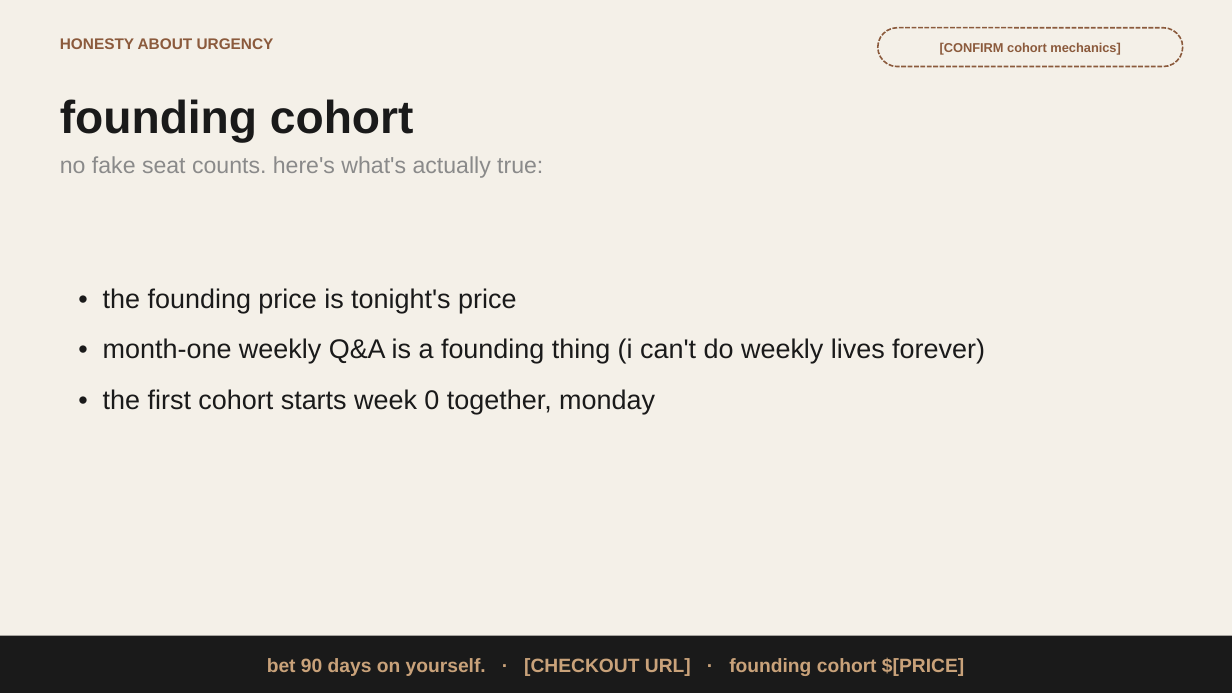
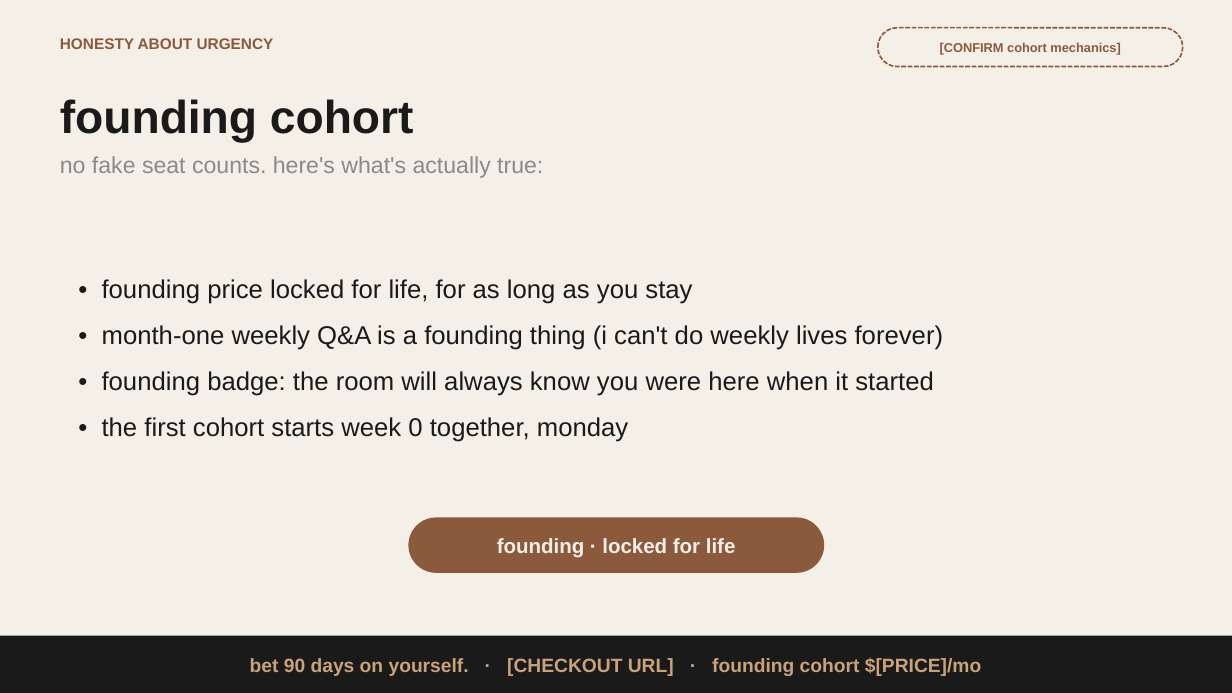
Before and after one commit to henryqueroa/thesilveryouth-package, a slide deck: slide 32 of webinar/thesilveryouth-webinar-deck.pptx. Drawn at 1232x693 pixels with LibreOffice and Linux fonts; fonts in the diff are those of the drawing. Boxes give left, top, right and bottom in pixels: in the first picture for what was removed or moved away, otherwise in the second. Text is boxed around its words. In the diff, an @@ line names an element or a change of style, - is before the commit and + after.

```diff
--- a/webinar/thesilveryouth-webinar-deck.pptx
+++ b/webinar/thesilveryouth-webinar-deck.pptx
@@ text "• founding price locked for ...": place and size @@
-text "• founding price locked for ..." at bbox=[103, 288, 985, 414]
+text "• founding price locked for ..." at bbox=[102, 279, 944, 442]
@@ text at bbox=[102, 279, 692, 304]: text changed; size 21 to 20 pt @@
-• the founding price is tonight's price
+• founding price locked for life, for as long as you stay
@@ text at bbox=[102, 325, 944, 442]: size 21 to 20 pt in "• month-one weekly Q&A is a founding ...", "• the first cohort starts week 0 ..."; less space between paragraphs @@
@@ text at bbox=[102, 371, 933, 396]: paragraph added @@
+• founding badge: the room will always know you were here when it started
@@ rounded rectangle added at bbox=[409, 518, 824, 573], fill #8B5A3C, 16 pt, text #F4F0E8, bold @@
+founding · locked for life
@@ text in rectangle at bbox=[250, 658, 981, 676]: text changed @@
-bet 90 days on yourself. · [CHECKOUT URL] · founding cohort $[PRICE]
+bet 90 days on yourself. · [CHECKOUT URL] · founding cohort $[PRICE]/mo
```
Also in this commit, not shown: 12 other slides changed, 38 other files.
